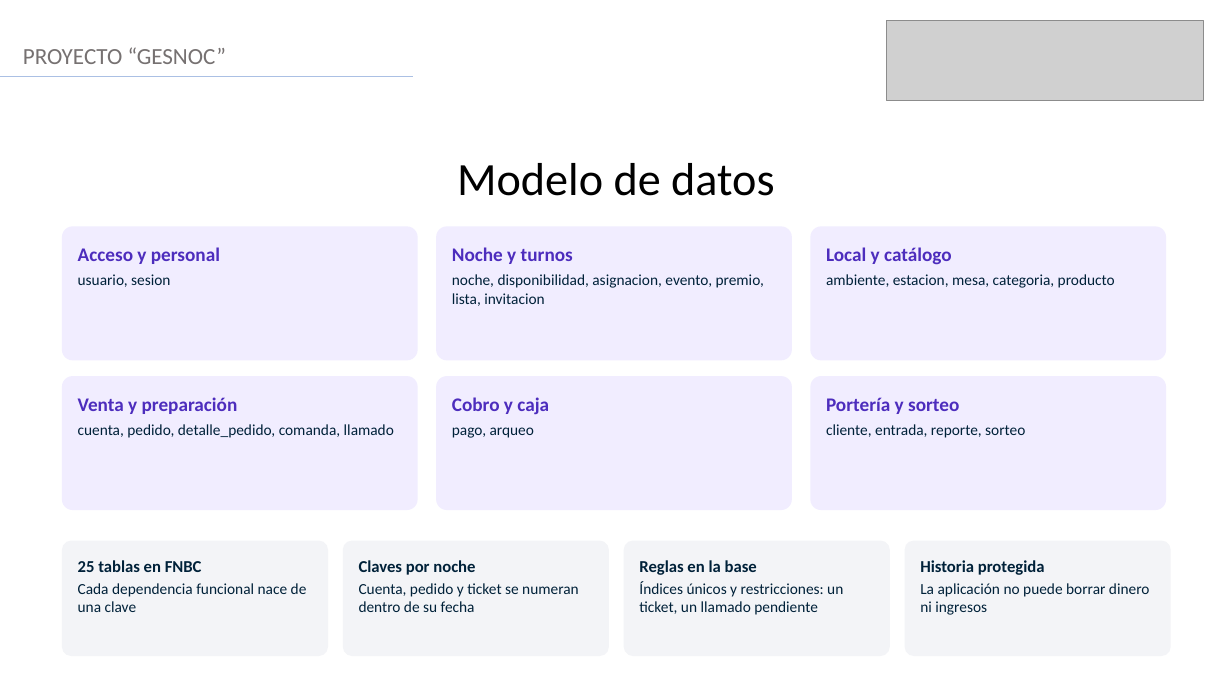
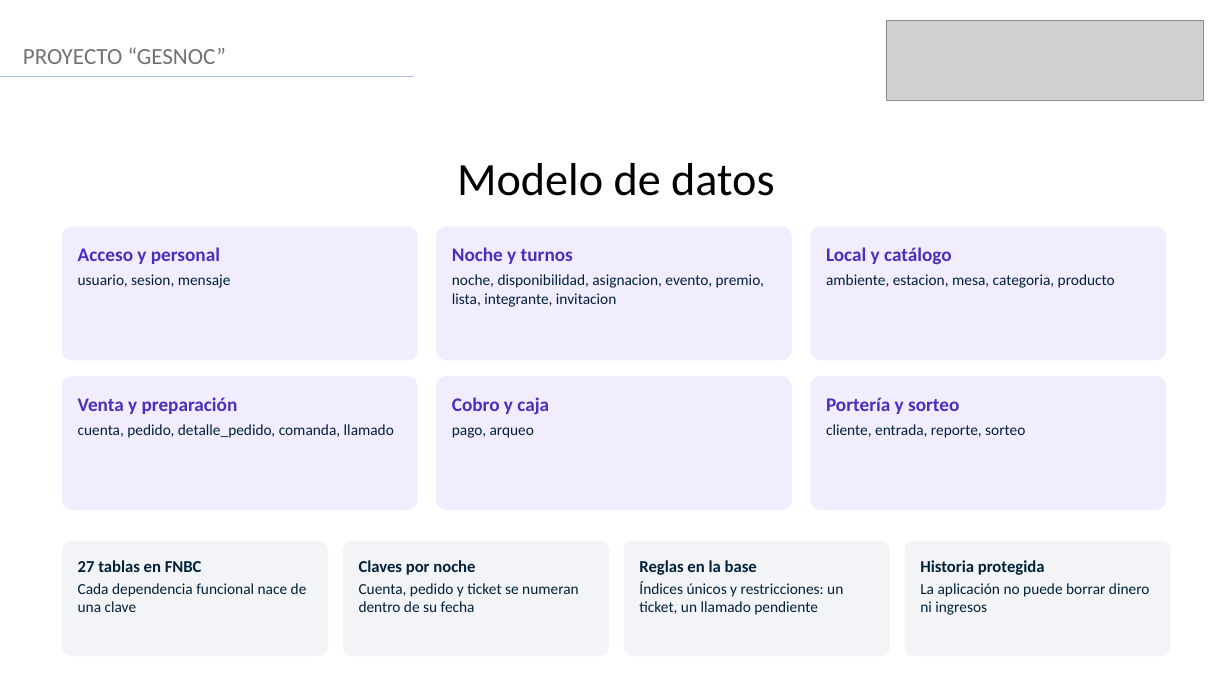
Before and after one commit to MiguelGaticaBestNick123/gesnoc, a slide deck: slide 10 of Fase 2/Evidencias proyecto/Presentación Proyecto.pptx. Drawn at 1232x693 pixels with LibreOffice and Linux fonts; fonts in the diff are those of the drawing; grey boxes stand for pictures. Boxes give left, top, right and bottom in pixels: in the first picture for what was removed or moved away, otherwise in the second. Text is boxed around its words. In the diff, an @@ line names an element or a change of style, - is before the commit and + after.

```diff
--- a/Fase 2/Evidencias proyecto/Presentación Proyecto.pptx
+++ b/Fase 2/Evidencias proyecto/Presentación Proyecto.pptx
@@ text at box(78, 274, 231, 288): text changed @@
-usuario, sesion
+usuario, sesion, mensaje
@@ text at box(452, 274, 764, 307): text changed @@
-noche, disponibilidad, asignacion, evento, premio, lista, invitacion
+noche, disponibilidad, asignacion, evento, premio, lista, integrante, invitacion
@@ text at box(78, 560, 202, 572): text changed @@
-25 tablas en FNBC
+27 tablas en FNBC
```
Also in this commit, not shown: 1 other slide changed, 1 other file.
